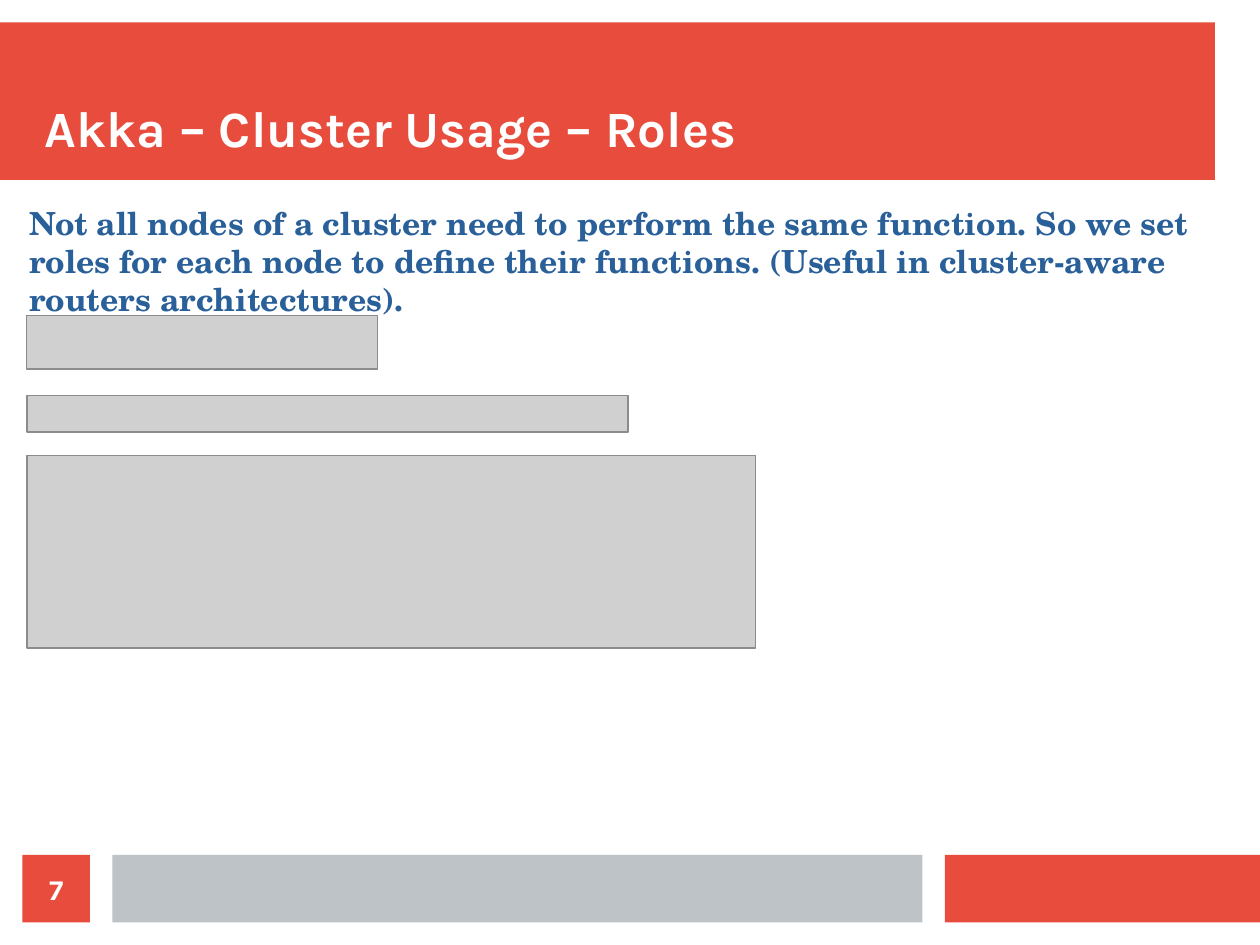
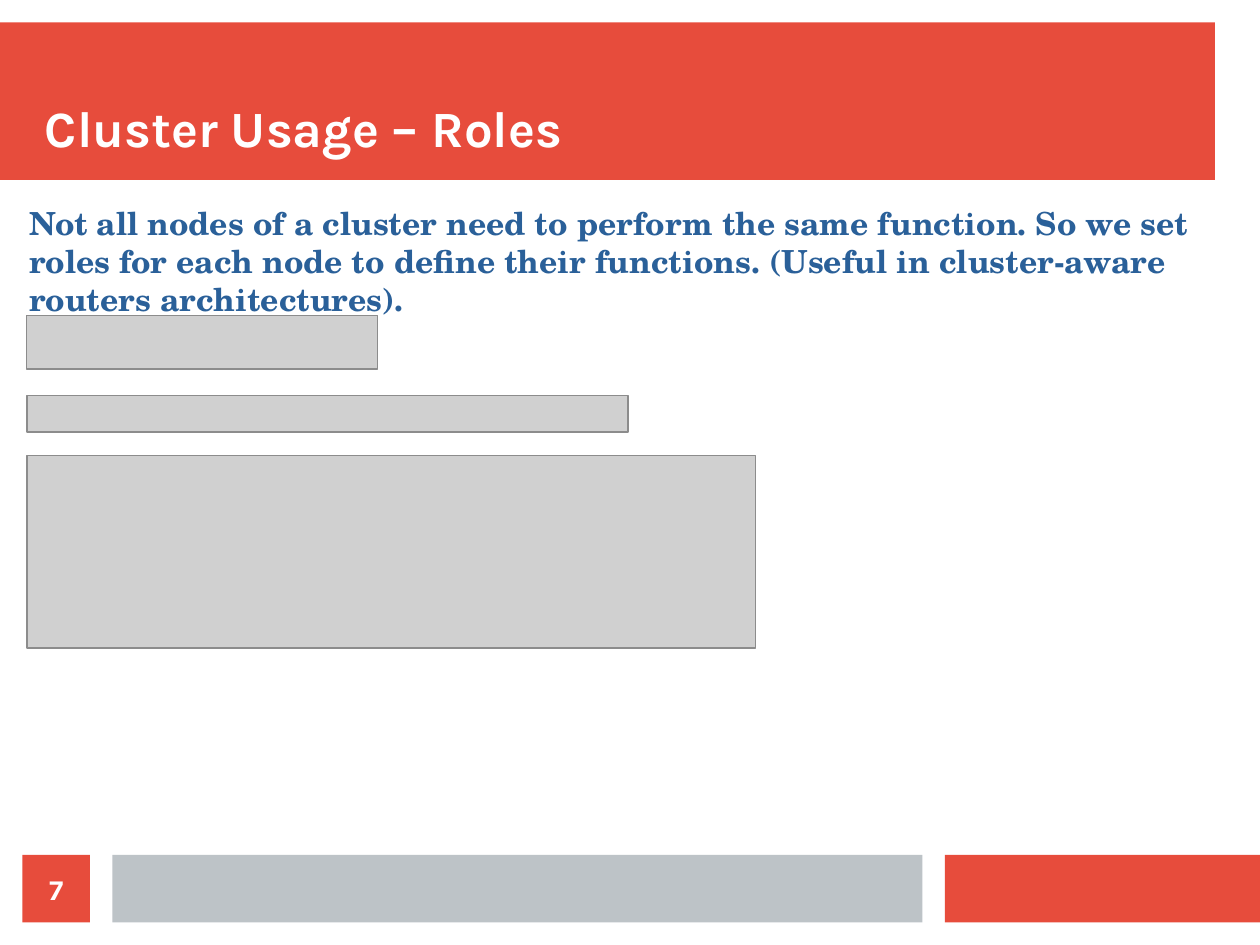
Before and after one commit to bytemania/akka-java-cluster, a slide deck: slide 7 of src/main/resources/res/presentation.odp. Drawn at 1260x945 pixels with LibreOffice and Linux fonts; fonts in the diff are those of the drawing; grey boxes stand for pictures. Boxes give left, top, right and bottom in pixels: in the first picture for what was removed or moved away, otherwise in the second. Text is boxed around its words. In the diff, an @@ line names an element or a change of style, - is before the commit and + after.

```diff
--- a/src/main/resources/res/presentation.odp
+++ b/src/main/resources/res/presentation.odp
@@ title at bbox=[45, 112, 562, 159]: text changed @@
-Akka – Cluster Usage – Roles
+Cluster Usage – Roles
```
Also in this commit, not shown: 6 other slides changed, 21 slides added, 6 slides removed.
